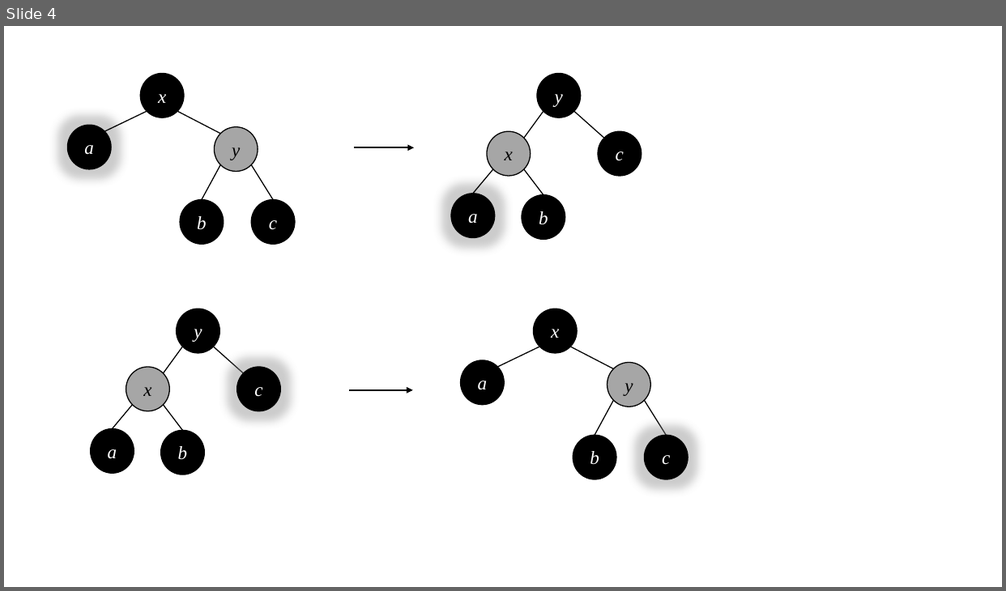
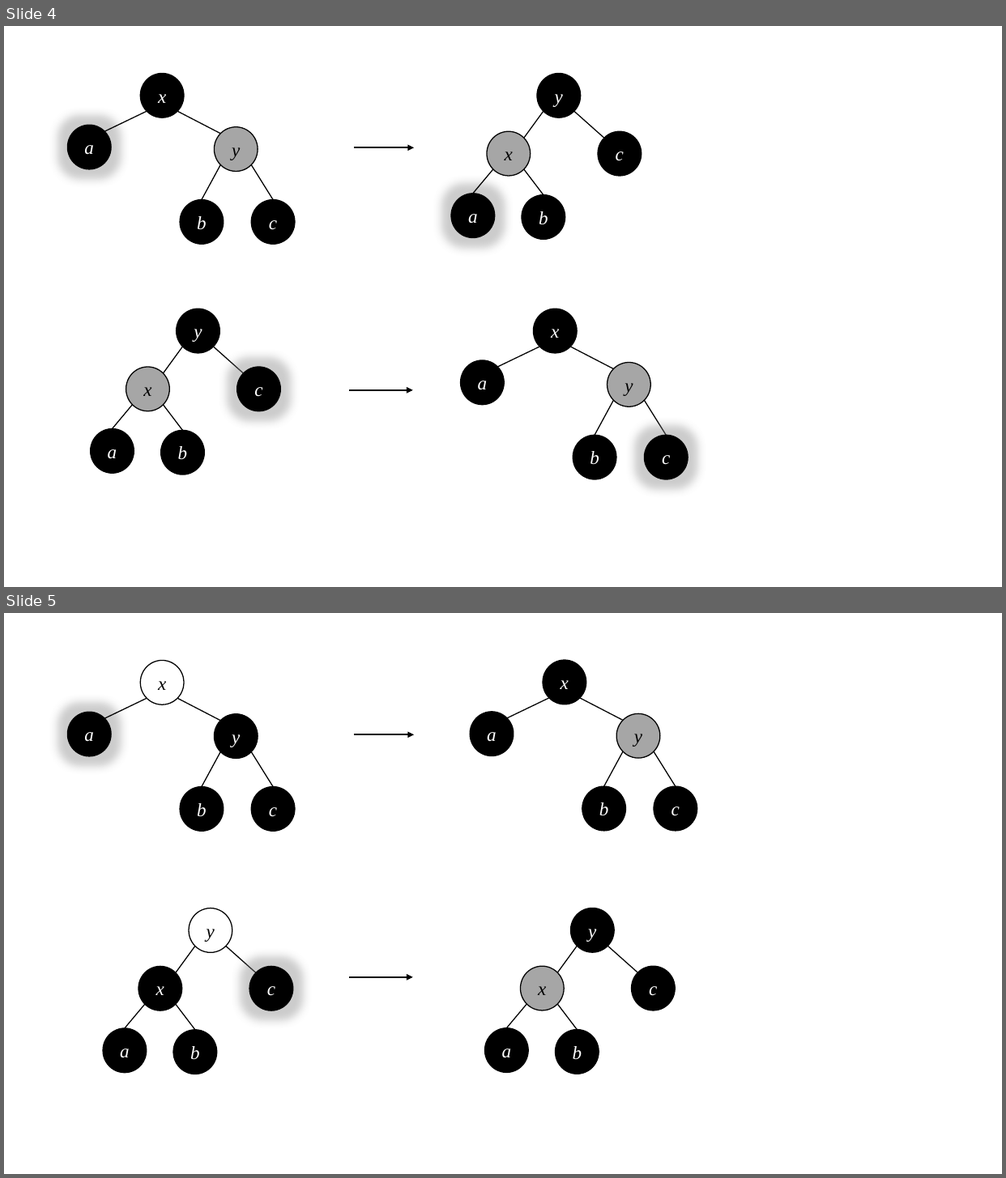
Before and after one commit to liuxinyu95/AlgoXY, a slide deck: datastruct/tree/red-black-tree/img/rbtree.pptx. Shown one above the other, each under a label of ours: slide 4 before the commit, slides 4 and 5 after it. The pictures are 1006x591 and 1006x1178 pixels, drawn with LibreOffice and Linux fonts; fonts in the diff are those of the drawing. Boxes give left, top, right and bottom in pixels: in the first picture for what was removed or moved away, otherwise in the second. Text is boxed around its words. In the diff, an @@ line names an element or a change of style, - is before the commit and + after.

```diff
--- a/datastruct/tree/red-black-tree/img/rbtree.pptx
+++ b/datastruct/tree/red-black-tree/img/rbtree.pptx
@@ slide 5 added at [4,613,1002,1174], background #FFFFFF @@
@@ arrow added from (354, 735) to (414, 735), #000000 1.5 pt @@
@@ group added at [68,660,295,831]: 5 ellipses, 4 lines @@
+x
+a
+y
+b
+c
@@ group added at [470,660,697,831]: 5 ellipses, 4 lines @@
+x
+a
+y
+b
+c
@@ group added at [103,909,293,1074]: 5 ellipses, 4 lines @@
+y
+a
+x
+b
+c
@@ group added at [484,908,675,1074]: 5 ellipses, 4 lines @@
+y
+a
+x
+b
+c
@@ arrow added from (350, 977) to (413, 977), #000000 1.5 pt @@
```
Also in this commit, not shown: 3 other files.
